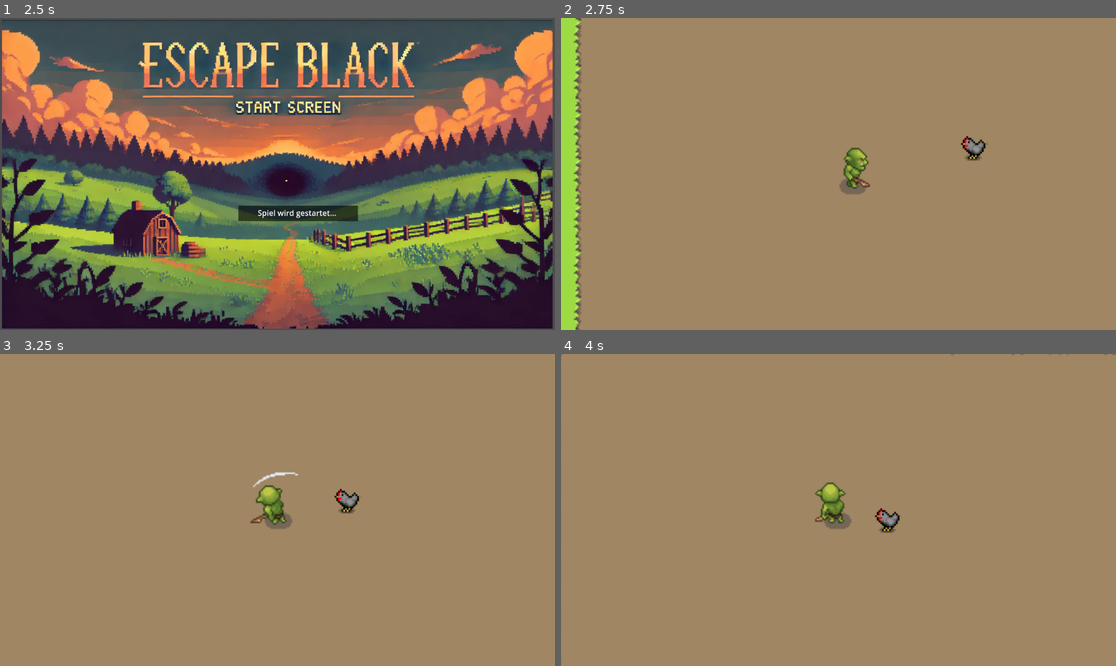
Above: before the commit, frames 1-4 (two rows, left to right).
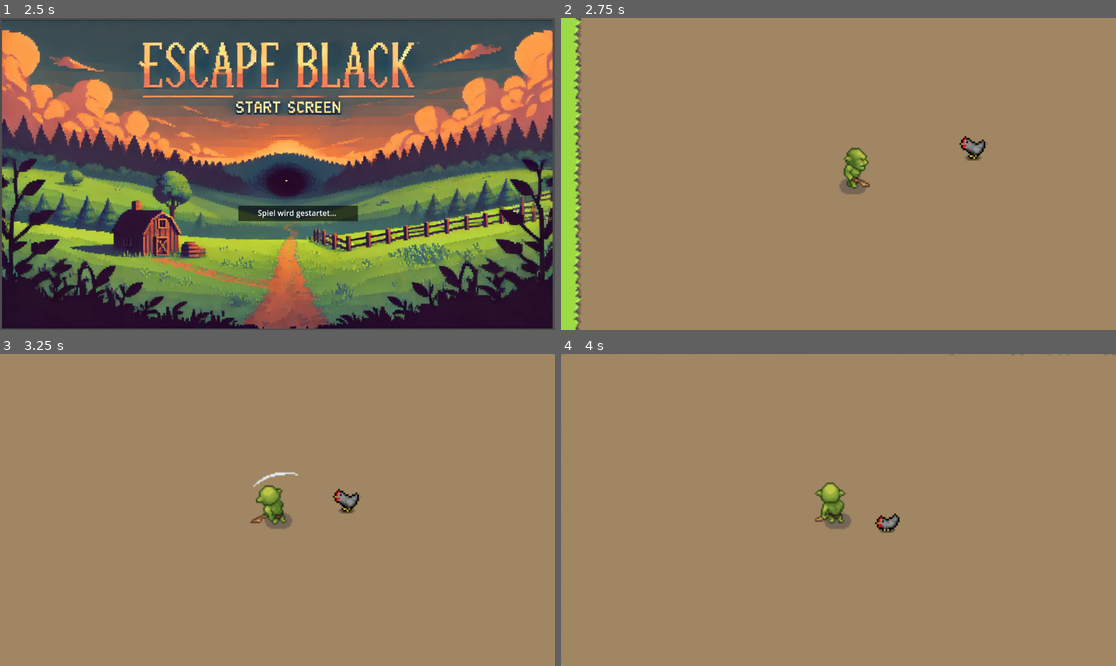
Above: after the commit, the same moments.

Repository: Ukkulleli/Escape-Black
Game: Godot game, scene res://start_screen.tscn
The game is run twice, just before and just after one commit, with the same random seed, the same clock (stepped at 60 frames per second) and the same inputs.
Inputs:
- Up to frame 1 (2.5 s): tap Enter at 0.5, 2 s; hold D (right) 0.53-1.28 s; hold Space (attack) 0.53-1.28 s; hold S (down) 1.28-2.03 s; tap Space (attack) at 1.35 s; hold D (right) from 2.03 s (still down); hold Space (attack) from 2.03 s (still down)
- Up to frame 2 (2.75 s): keep holding D (right); keep holding Space (attack)
- Up to frame 3 (3.25 s): release D (right) at 2.78 s; release Space (attack) at 2.78 s; hold Up (up) from 2.78 s (still down); tap Space (attack) at 2.85 s
- Up to frame 4 (4 s): release Up (up) at 3.53 s; hold A (left) from 3.53 s (still down); hold Space (attack) from 3.53 s (still down)

Frame 1 is identical in both runs. In frame 2, less than 0.1% of the frame differs, in the area x 71-77%, y 37-46%; in frame 3, less than 0.1%; in frame 4, 0.2%, in the area x 56-62%, y 49-57%.

Commit message:
chicken movement

Diff:
--- a/chicken.gd
+++ b/chicken.gd
@@ -4,19 +4,45 @@
 @onready var animated_sprite = $AnimatedSprite2D
 var movement = Vector2.ZERO
 var character_position = Vector2.ZERO
+var timer = 0
+var seated = false
 
 func _ready():
 	pass
-
 func _physics_process(delta):
 	#Erstellt einen Vektor, der in die Richtung des Spielers zeigt
 	movement = (player.get_character_position() - self.position)
-	animate()
+
 	#Nähert sich bis auf die Nähe 50
 	if movement.length() > 35:
 		velocity = movement
-		move_and_slide()
+		timer = 0
+	elif movement.length() < 20:
+		velocity.x = 50
+	else:
+		velocity = Vector2.ZERO
+		timer += 1
+	print(timer)
+
+
+	animate()
+	move_and_slide()
 
 func animate():
-	if movement.x == 0 and movement.y == 0:
-		animated_sprite.play("idle")
+	if velocity.x == 0 and velocity.y == 0:
+		if timer >= 85 and seated == false:
+			animated_sprite.play("sit")
+			seated = true
+		elif !seated:
+			animated_sprite.play("idle")
+	else:
+		if seated:
+			animated_sprite.play("stand_up")
+			if animated_sprite.animation_finished:
+				seated = false
+		elif !seated:
+			if velocity.x < 0:
+				animated_sprite.flip_h = false
+			elif velocity.x > 0:
+				animated_sprite.flip_h = true
+			animated_sprite.play("run")
--- a/node_2d.tscn
+++ b/node_2d.tscn
@@ -1739,8 +1739,9 @@
 position = Vector2(-2.38419e-07, 0)
 scale = Vector2(0.6, 0.6)
 sprite_frames = SubResource("SpriteFrames_oslva")
-animation = &"walk"
-frame_progress = 0.875734
+animation = &"sit"
+frame = 3
+frame_progress = 1.0
 
 [node name="CollisionShape2D" type="CollisionShape2D" parent="chicken"]
 position = Vector2(1.5, 3.5)
